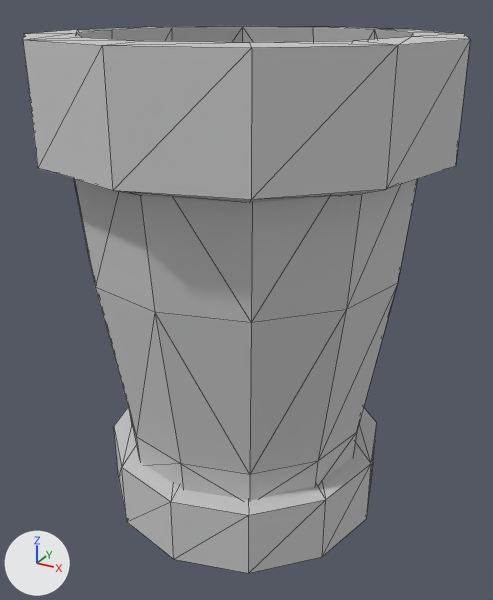
The FBX model Assets/Meshes/SM_Poubelle.FBX as it was, and as the next commit left it.
The view is the same before and after, from a camera (50 mm lens) standing at (0.464, -0.531, 0.536) and looking at (0.134, 0.07, 0.235). The axes (+X, +Y, +Z) are drawn at lower left. The lights are the same throughout. Mesh edges are drawn as thin lines. Where no turn or scale is listed for an object, it has been applied to the vertices.

The scene before the commit, as lines of its bpy script (objects in view):
```python
me_mesh = bpy.data.meshes.new('Mesh')
me_mesh.from_pydata(...)  # 240 vertices, 448 faces; spans x -0.079..0.338, y -0.133..0.283, z -0.007..0.507
me_mesh.materials.append(mat_standardmaterial)  # its picture is missing
ob_sm_poubelle = bpy.data.objects.new('SM_Poubelle', me_mesh)
ob_sm_poubelle.location = (0.0, 0.0, 0.0)
```
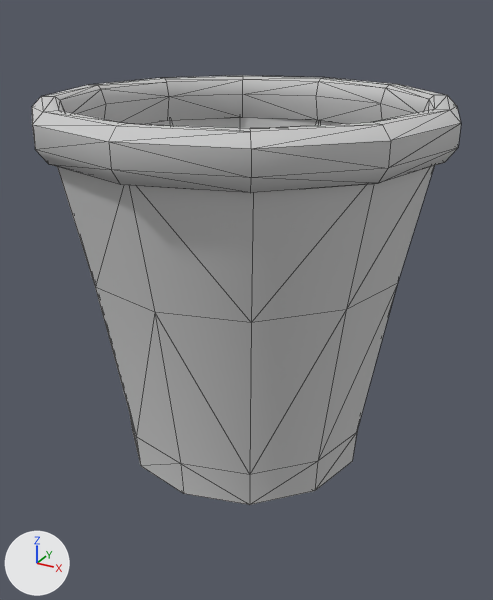
Pixel boxes (x1, y1, x2, y2) of what changed, in the pictures (493 x 600 px):
```json
{"object": "SM_Poubelle", "change": "reshaped", "before": [23, 26, 470, 573], "after": [32, 75, 461, 505], "on screen": "21% shorter"}
{"part": 1, "of": "me_mesh", "change": "rebuilt", "before": [23, 26, 470, 203], "after": [32, 75, 461, 193], "on screen": "33% shorter"}
{"part": 2, "of": "me_mesh", "change": "added", "after": [151, 117, 339, 128]}
{"part": 3, "of": "me_mesh", "change": "cut back", "before": [74, 179, 417, 573], "after": [57, 166, 434, 323]}
```

Scene script edits in JSON lines:
```json
{"block": "me_mesh", "where": "# used by ob_sm_poubelle; location = (0.0, 0.0, 0.0)"}
{"op": "remove", "block": "me_mesh", "code": "me_mesh.from_pydata(...)  # 240 vertices, 448 faces; spans x -0.079..0.338, y -0.133..0.283, z -0.007..0.507"}
{"op": "add", "block": "me_mesh", "code": "me_mesh.from_pydata(...)  # 168 vertices, 308 faces; spans x -0.079..0.338, y -0.134..0.284, z 0.064..0.45"}
{"block": "me_mesh", "change": "me_mesh part 1: the loose piece of 48 vertices spanning x -0.079..0.338, y -0.133..0.283, z 0.391..0.507 is rebuilt with 96 vertices and now spans x -0.079..0.338, y -0.134..0.284, z 0.401..0.45"}
{"block": "me_mesh", "change": "me_mesh part 2: a new loose piece of 24 vertices spanning x -0.056..0.316, y -0.109..0.262, z 0.08..0.413, in mat_standardmaterial (its picture is missing)"}
{"block": "me_mesh", "change": "me_mesh part 3"}
{"block": "me_mesh", "change": "134 vertices are removed from x -0.069..0.329, y -0.124..0.274, z -0.007..0.499"}
{"block": "me_mesh", "change": "267 faces are deleted"}
{"block": "me_mesh", "change": "14 vertices are added at x -0.065..0.322, y -0.116..0.269, z 0.119..0.428"}
{"block": "me_mesh", "change": "41 new faces join them"}
{"block": "me_mesh", "change": "me_mesh part 4: the surface is now shaded smooth"}
```
